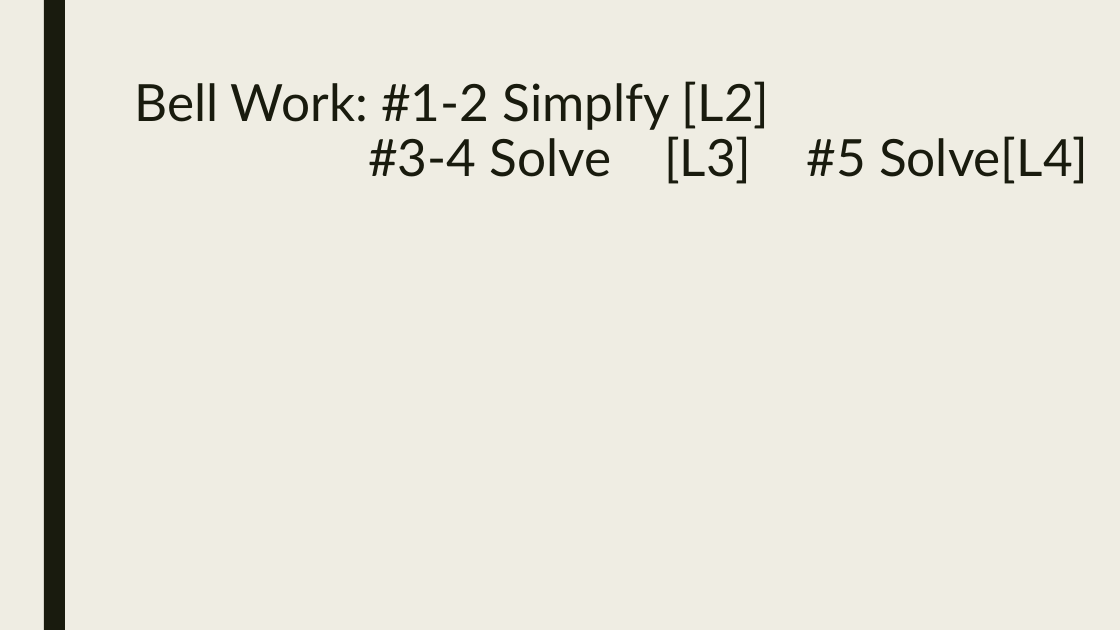
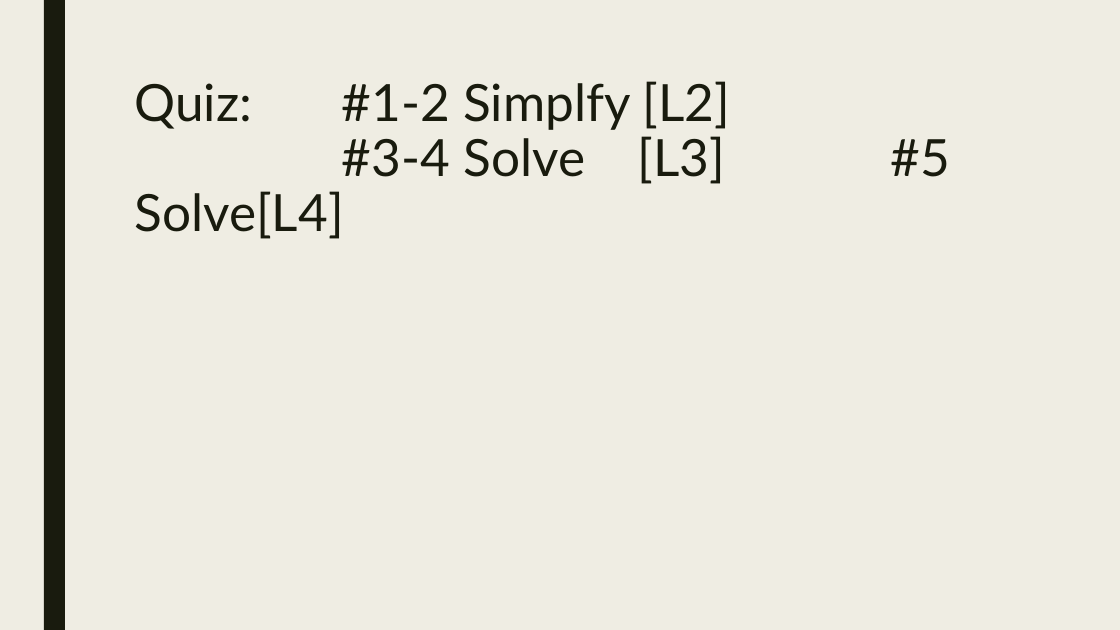
Before and after one commit to codecuddy/pre_calc, a slide deck: slide 3 of _PowerPoints/2nd Semester/Unit 10 Rational Exponents (from Algebra 4)/PreCalc_Day_069 Quiz and Review.pptx (slide 2 before the commit). Drawn at 1120x630 pixels with LibreOffice and Linux fonts; fonts in the diff are those of the drawing; grey boxes stand for pictures. Boxes give left, top, right and bottom in pixels: in the first picture for what was removed or moved away, otherwise in the second. Text is boxed around its words. In the diff, an @@ line names an element or a change of style, - is before the commit and + after.

```diff
--- a/_PowerPoints/2nd Semester/Unit 10 Rational Exponents (from Algebra 4)/PreCalc_Day_069 Quiz and Review.pptx
+++ b/_PowerPoints/2nd Semester/Unit 10 Rational Exponents (from Algebra 4)/PreCalc_Day_069 Quiz and Review.pptx
@@ title at [134, 81, 731, 239]: text changed @@
-Bell Work: #1-2 Simplfy [L2]
-#3-4 Solve [L3] #5 Solve[L4]
+Quiz: #1-2 Simplfy [L2]
+#3-4 Solve [L3] #5 Solve[L4]
```
Also in this commit, not shown: 1 other slide changed, 1 slide added, 8 other files.
